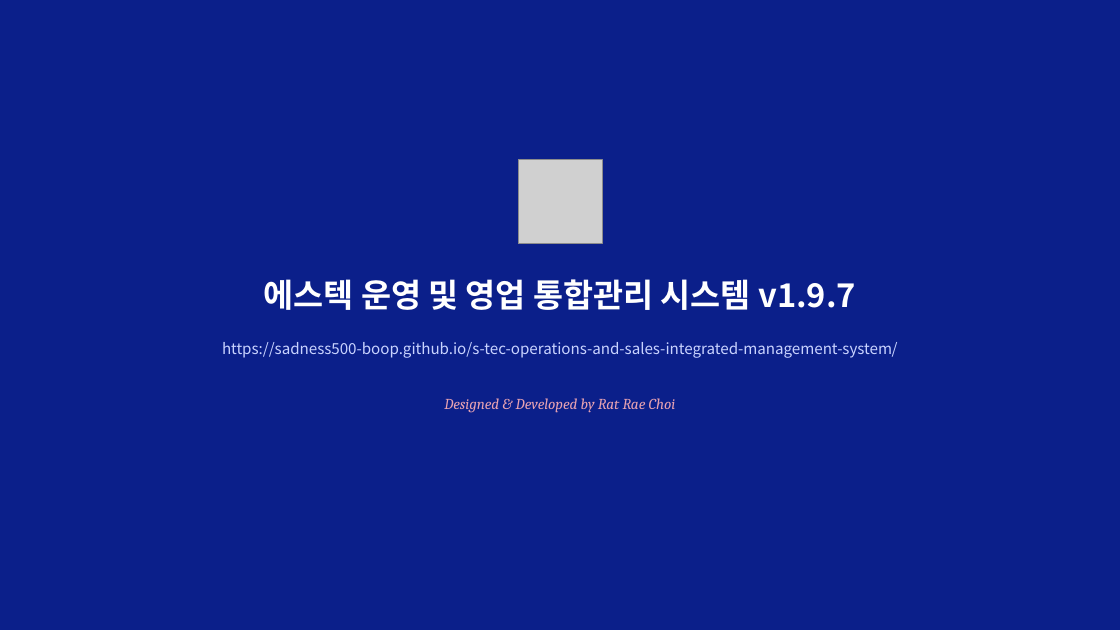
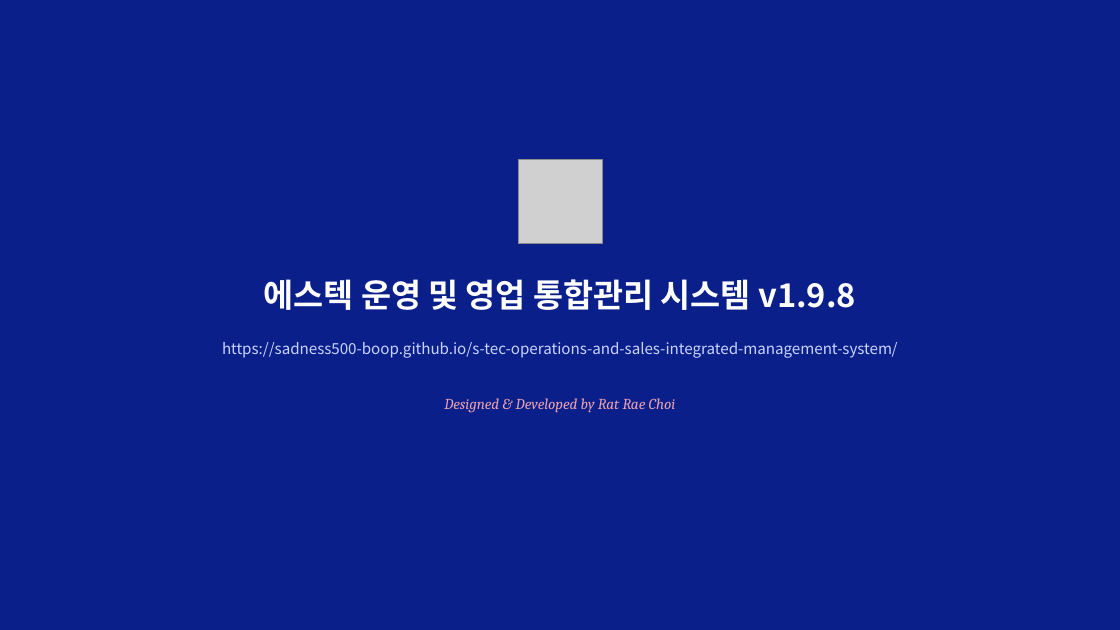
Before and after one commit to sadness500-boop/S-Tec-Operations-and-Sales-Integrated-Management-System, a slide deck: slide 16 of manuals/stec-user-manual.pptx (slide 14 before the commit). Drawn at 1120x630 pixels with LibreOffice and Linux fonts; fonts in the diff are those of the drawing; grey boxes stand for pictures. Boxes give left, top, right and bottom in pixels: in the first picture for what was removed or moved away, otherwise in the second. Text is boxed around its words. In the diff, an @@ line names an element or a change of style, - is before the commit and + after.

```diff
--- a/manuals/stec-user-manual.pptx
+++ b/manuals/stec-user-manual.pptx
@@ text at (264, 279, 856, 310): text changed @@
-에스텍 운영 및 영업 통합관리 시스템 v1.9.7
+에스텍 운영 및 영업 통합관리 시스템 v1.9.8
```
Also in this commit, not shown: 12 other slides changed, 2 slides added, 4 other files.
